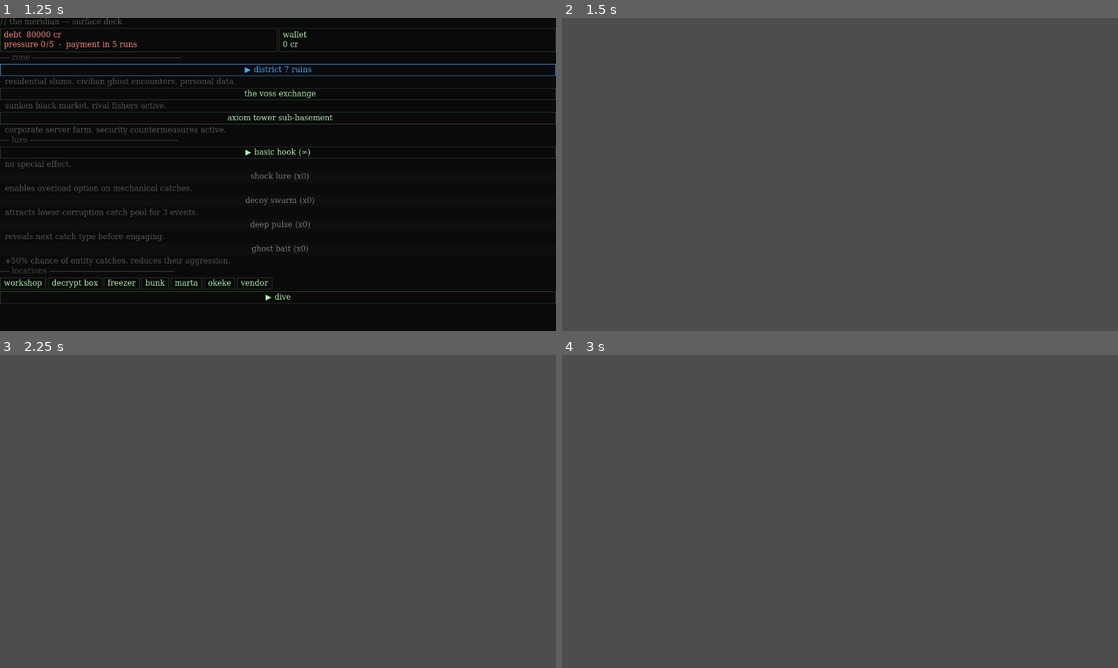
Above: before the commit, frames 1-4 (two rows, left to right).
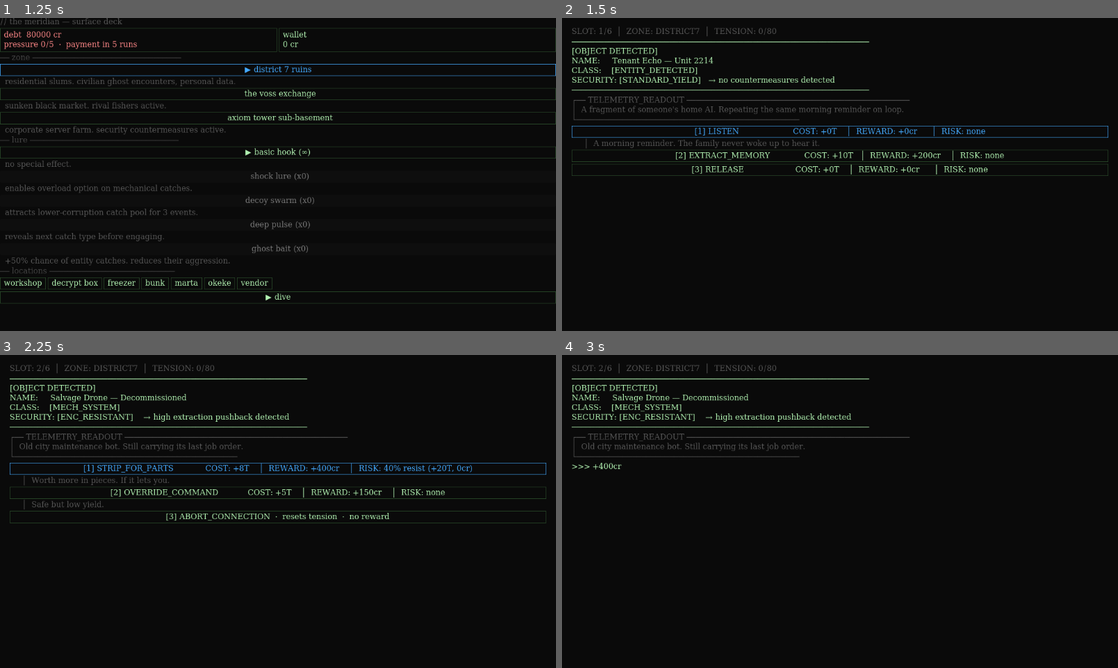
Above: after the commit, the same moments.

Repository: Teeohbee/deadcast
Game: Godot game, scene res://scenes/title_screen/TitleScreen.tscn
Same seed, same stepped clock (60 frames per second), same inputs: the game is played once before the commit and once after it.
Inputs (mouse positions are in pixels of both pictures, inside the frame that each line leads up to):
- Up to frame 1 (1.25 s): click "new game" at 0.5 s
- Up to frame 2 (1.5 s): click "▶ dive" at 1.25 s
- Up to frame 3 (2.25 s): click (278, 467) at 2 s, where only the run after the commit has a clickable "[1] LISTEN COST: +0T │ REWARD…"
- Up to frame 4 (3 s): click (840, 467) at 2.75 s, where only the run after the commit has a clickable "[1] STRIP_FOR_PARTS COST: +8T…"

Frame 1 is identical in both runs. In frame 2, 99% of the frame differs, in the area x 0-100%, y 0-100%; in frame 3, 99%; in frame 4, 99%.
Error before the commit: Parse Error: Unexpected "if" in class body. (res://scenes/dive_run/DiveRun.gd:39)

Commit message:
fix: restore missing indent on ghost bait column transform

Diff:
--- a/scenes/dive_run/DiveRun.gd
+++ b/scenes/dive_run/DiveRun.gd
@@ -36,7 +36,7 @@
 	var max_depth = GameState.current_rod.max_depth if GameState.current_rod else 100
 	var lure_effect = GameState.current_lure.effect if GameState.current_lure else LureData.LureEffect.NONE
 	_column = CatchPool.generate_column(zone_id, line_system.corruption, max_depth, lure_effect)
-if GameState.current_lure and GameState.current_lure.effect == LureData.LureEffect.GHOST_BAIT:
+	if GameState.current_lure and GameState.current_lure.effect == LureData.LureEffect.GHOST_BAIT:
 		for i in _column.size():
 			var c = _column[i]
 			if c.catch_type == CatchData.CatchType.ENTITY and c.behavior == CatchData.BehaviorType.AGGRESSIVE:
